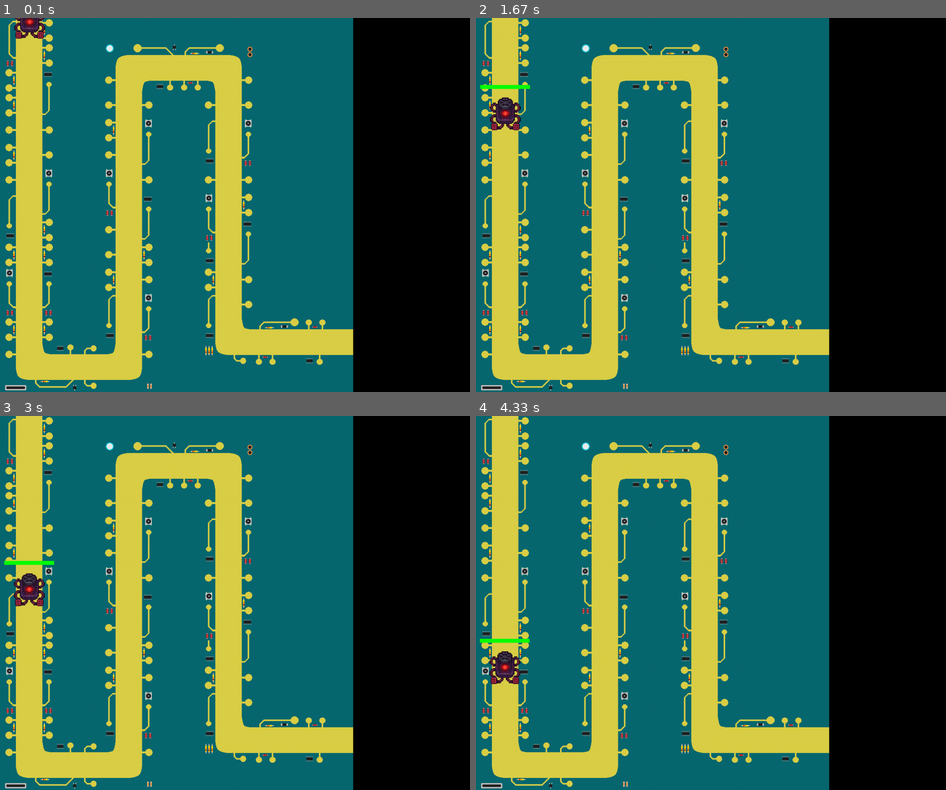
Above: before the commit, frames 1-4 (two rows, left to right).
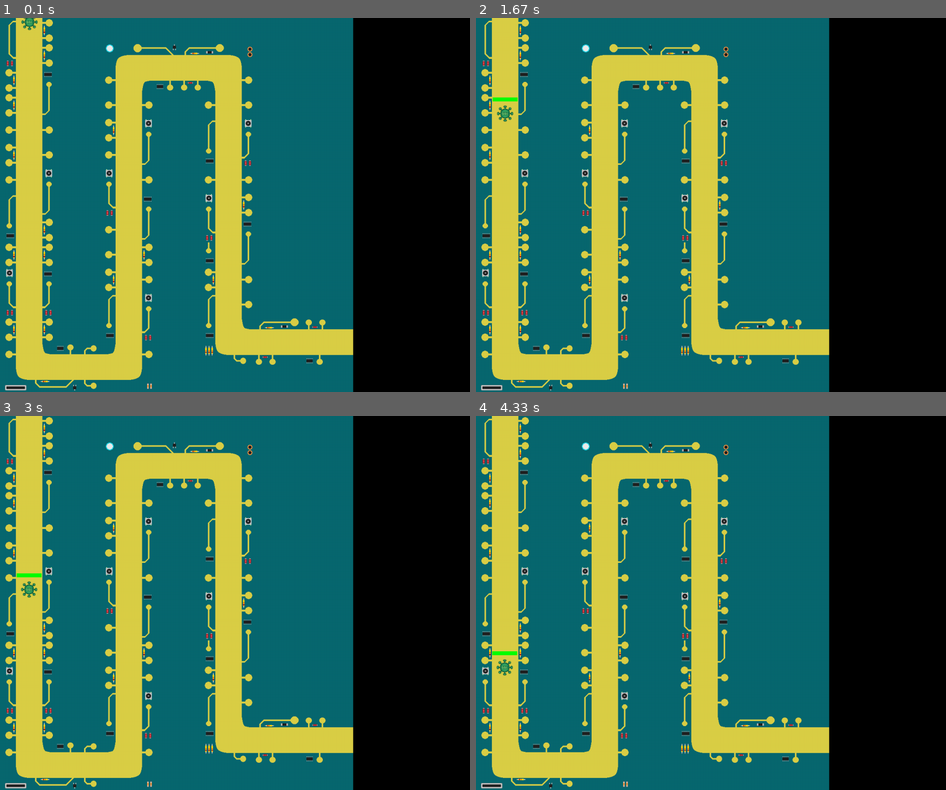
Above: after the commit, the same moments.

Repository: sdk0124/pygame_defense
Game: pygame game, started from entities/enemy.py
Two runs of this game, one before a commit and one after it. Both use one fixed random seed, a clock stepped at 60 frames per second and the inputs below.
Inputs:
- Up to frame 1 (0.1 s): no input
- Up to frame 2 (1.67 s): no input
- Up to frame 3 (3 s): no input
- Up to frame 4 (4.33 s): no input

The runs differ from the first frame. In frame 1, 0.3% of the frame differs, in the area x 3-10%, y 0-6%; in frame 2, 0.6%; in frame 3, 0.6%, in the area x 0-12%, y 38-51%; in frame 4, 0.6%.

Commit message:
Update enemy image size

Diff:
--- a/entities/enemy.py
+++ b/entities/enemy.py
@@ -98,16 +98,17 @@
 
     print(points)
 
-    enemy_images["byter"] = pygame.transform.scale(enemy_images["byter"], (64, 64))
-    enemy_images["worm"] = pygame.transform.scale(enemy_images["worm"], (64, 64))
-    enemy_images["boss"] = pygame.transform.scale(enemy_images["boss"], (128, 128))
+    # enemy_images["byter"] = pygame.transform.scale(enemy_images["byter"], (64, 64))
+    # enemy_images["worm"] = pygame.transform.scale(enemy_images["worm"], (64, 64))
+    # enemy_images["boss"] = pygame.transform.scale(enemy_images["boss"], (128, 128))
 
-    # new_enemy = Enemy("byter", points, enemy_images["byter"])
+    new_enemy = Enemy("byter", points, enemy_images["byter"])
     # new_enemy = Enemy("worm", points, enemy_images["worm"])
-    new_enemy = Enemy("boss", points, enemy_images["boss"])
+    # new_enemy = Enemy("boss", points, enemy_images["boss"])
 
     running = True
 
+    # 임시로 스피드 조정
     new_enemy.speed = 5
 
     while running:
Binary file changed: assets/images/enemies/enemy_boss.png
Binary file changed: assets/images/enemies/enemy_byter.png
Binary file changed: assets/images/enemies/enemy_worm.png
